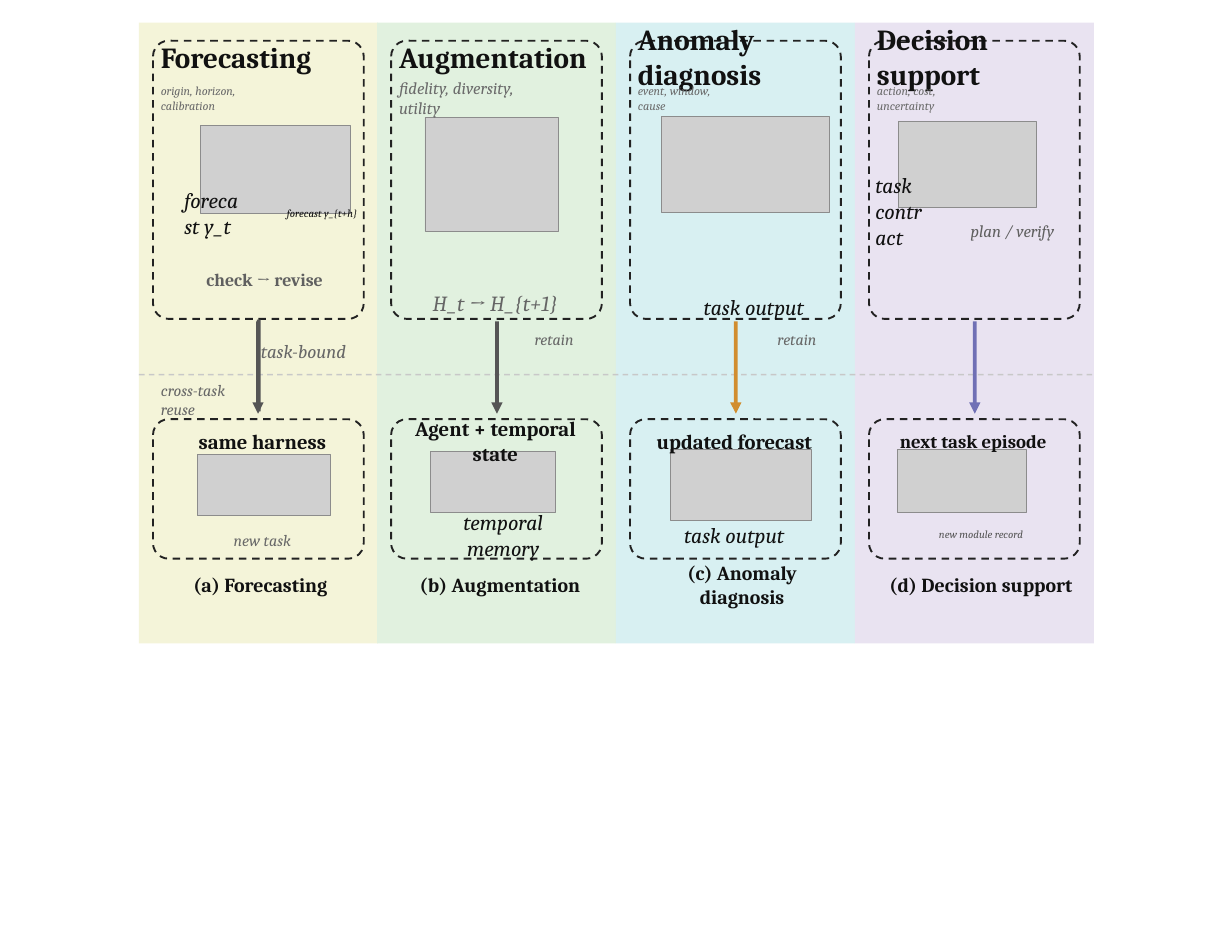
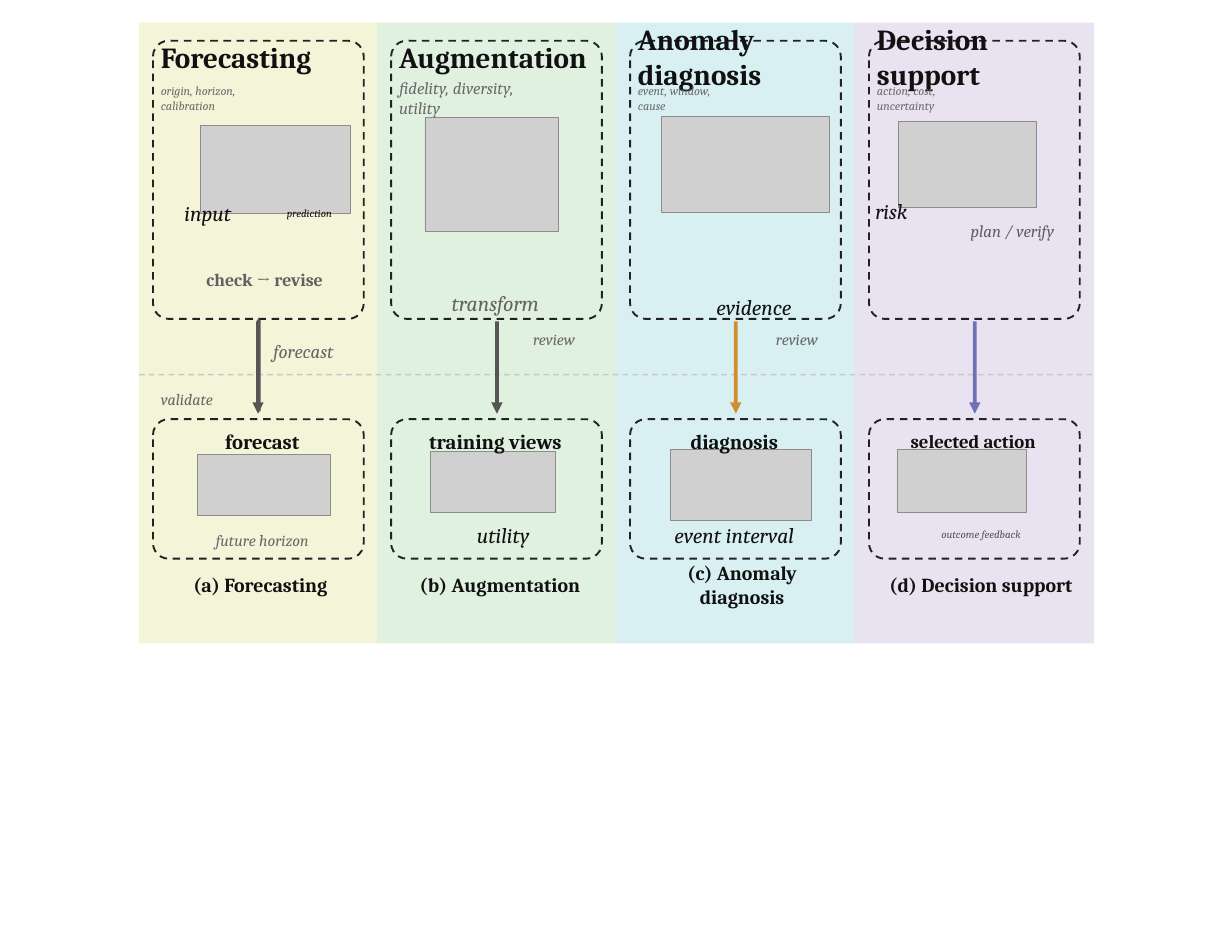
Before and after one commit to Minions-Land/Time-Series-Agents-Survey, a slide deck: slide 1 of artifacts/active/Figure6_task_contracts_rsi_adapted_grouped.pptx. Drawn at 1232x945 pixels with LibreOffice and Linux fonts; fonts in the diff are those of the drawing; grey boxes stand for pictures. Boxes give left, top, right and bottom in pixels: in the first picture for what was removed or moved away, otherwise in the second. Text is boxed around its words. In the diff, an @@ line names an element or a change of style, - is before the commit and + after.

Commit message:
Correct task figure labels in grouped PowerPoint source and exports

```diff
--- a/artifacts/active/Figure6_task_contracts_rsi_adapted_grouped.pptx
+++ b/artifacts/active/Figure6_task_contracts_rsi_adapted_grouped.pptx
@@ text at [184,201,231,226]: text changed @@
-forecast y_t
+input
@@ text at [287,209,332,220]: text changed @@
-forecast y_{t+h}
+prediction
@@ text at [875,199,907,219]: text changed @@
-task contract
+risk
@@ text at [452,296,539,316]: text changed @@
-H_t → H_{t+1}
+transform
@@ text at [716,300,791,320]: text changed @@
-task output
+evidence
@@ text at [273,345,333,362]: text changed @@
-task-bound
+forecast
@@ text at [533,335,575,345]: text changed @@
-retain
+review
@@ text at [776,335,818,345]: text changed @@
-retain
+review
@@ text at [161,394,213,405]: text changed @@
-cross-task reuse
+validate
@@ text at [225,434,299,449]: text changed @@
-same harness
+forecast
@@ text at [429,434,561,454]: text changed @@
-Agent + temporal state
+training views
@@ text at [691,434,778,454]: text changed @@
-updated forecast
+diagnosis
@@ text at [911,435,1036,453]: text changed @@
-next task episode
+selected action
@@ text at [216,535,308,549]: text changed @@
-new task
+future horizon
@@ text at [477,528,530,548]: text changed @@
-temporal memory
+utility
@@ text at [674,528,794,543]: text changed @@
-task output
+event interval
@@ text at [941,530,1021,540]: text changed @@
-new module record
+outcome feedback
```
Also in this commit, not shown: 4 other files.
